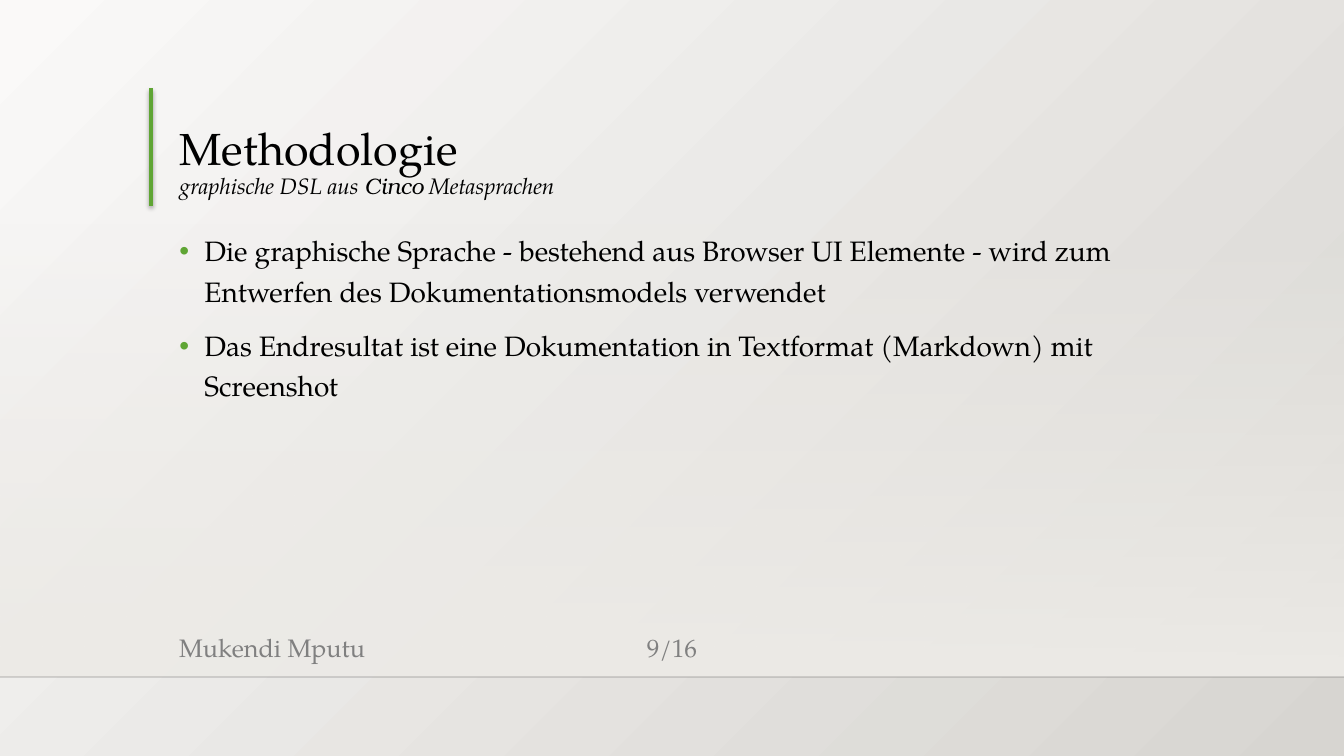
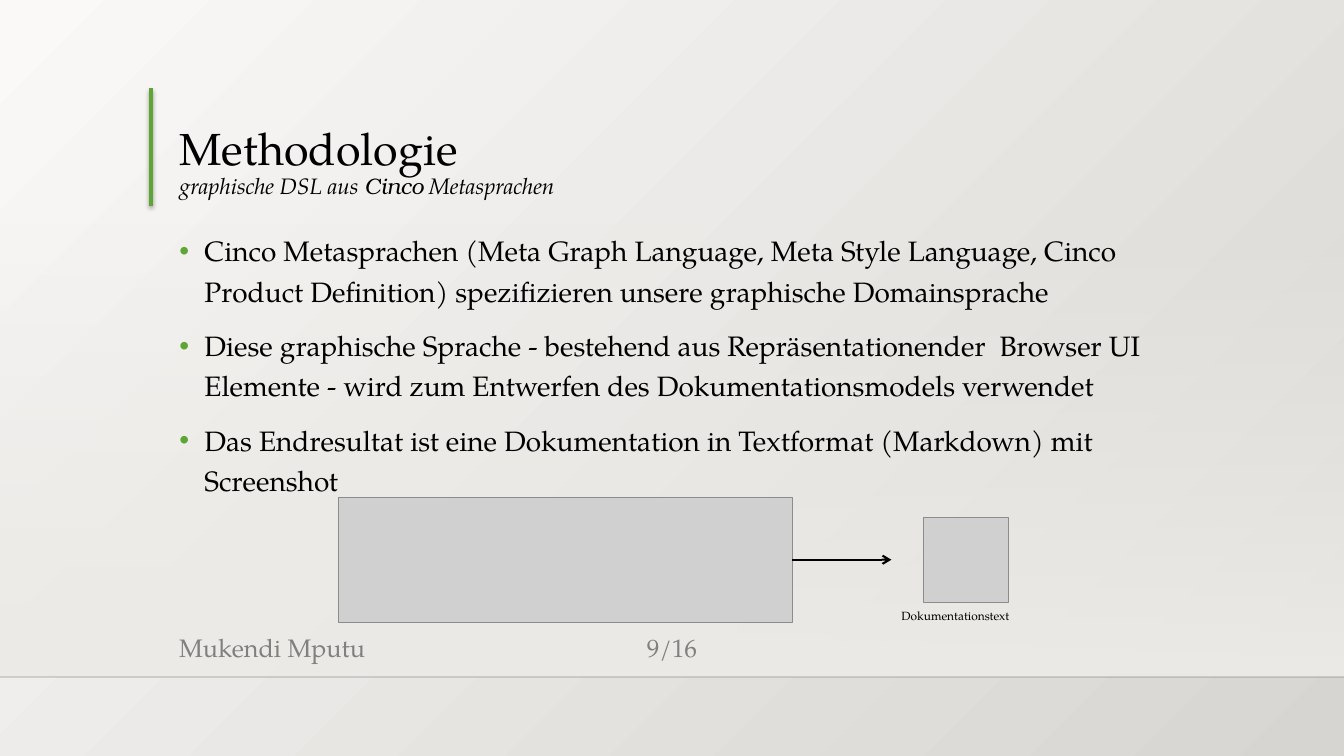
Before and after one commit to MukendiMputu/BachelorThesis, a slide deck: slide 9 of Abschlussvortrag.pptx. Drawn at 1344x756 pixels with LibreOffice and Linux fonts; fonts in the diff are those of the drawing; grey boxes stand for pictures; background and template pictures are left out. Boxes give left, top, right and bottom in pixels: in the first picture for what was removed or moved away, otherwise in the second. Text is boxed around its words. In the diff, an @@ line names an element or a change of style, - is before the commit and + after.

```diff
--- a/Abschlussvortrag.pptx
+++ b/Abschlussvortrag.pptx
@@ text at <box>204,240,1140,397</box>: text changed @@
-• Die graphische Sprache - bestehend aus Browser UI Elemente - wird zum Entwerfen des Dokumentationsmodels verwendet
+• Cinco Metasprachen (Meta Graph Language, Meta Style Language, Cinco Product Definition) spezifizieren unsere graphische Domainsprache
+• Diese graphische Sprache - bestehend aus Repräsentationender Browser UI Elemente - wird zum Entwerfen des Dokumentationsmodels verwendet
@@ group added at <box>339,498,1009,623</box>: 2 pictures, 1 arrow, 1 text @@
+Dokumentationstext
```
Also in this commit, not shown: 2 other slides changed, 1 slide added, 7 other files.
